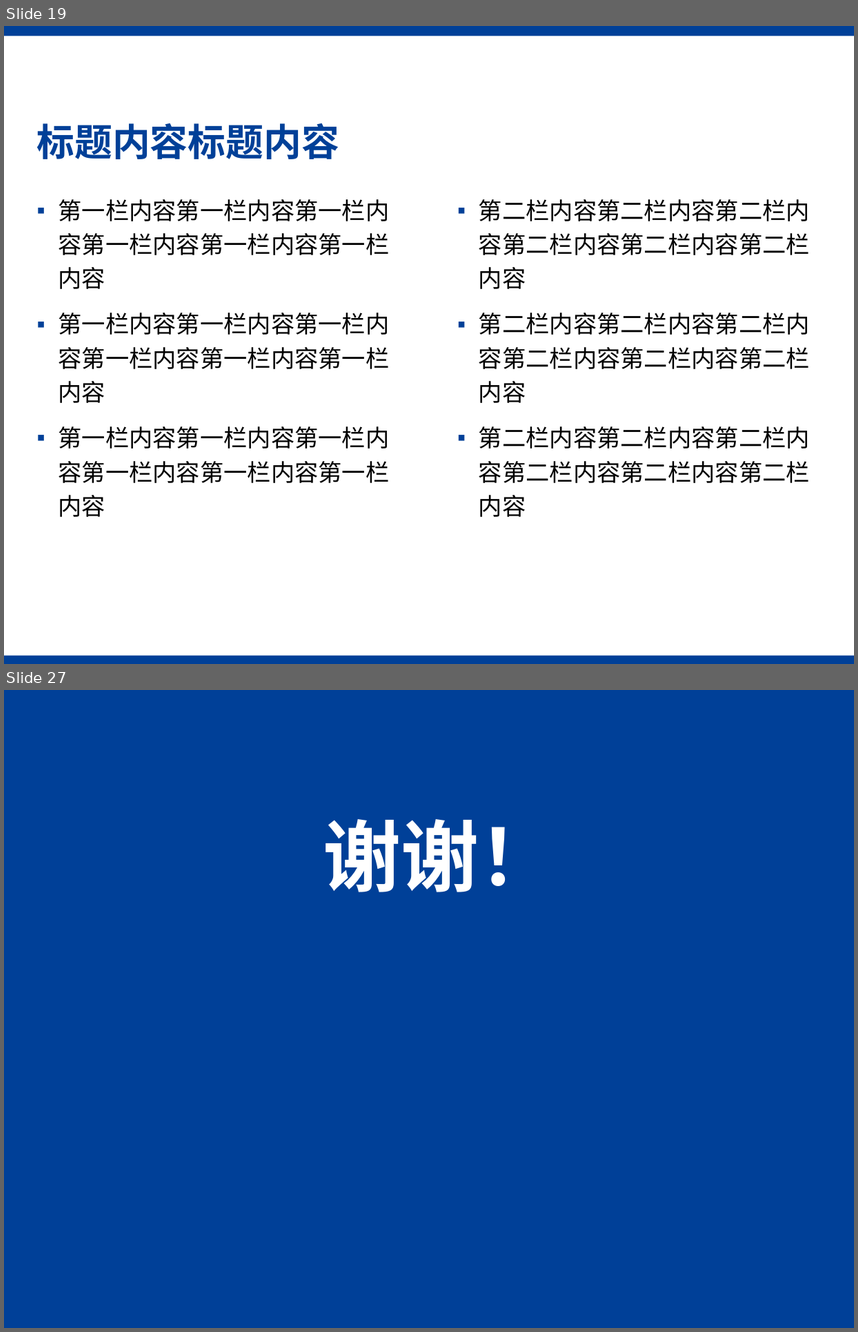
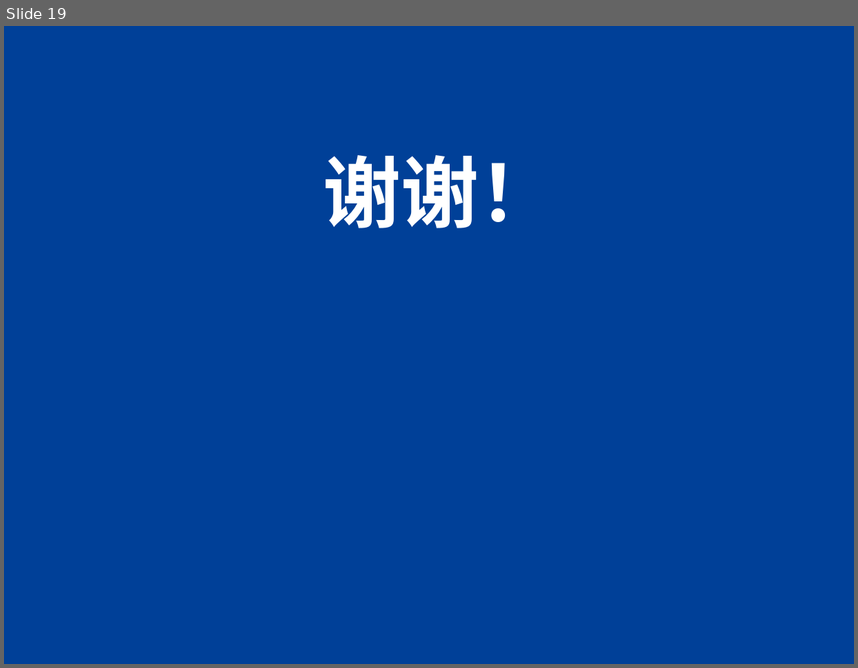
Before and after one commit to SJTU-SEP-21/SEP-21, a slide deck: TecPrototype/文档/迭代二答辩.pptx. Shown one above the other, each under a label of ours: slides 19 and 27 before the commit, slide 19 after it; the slides between them are not shown. The pictures are 858x1332 and 858x668 pixels, drawn with LibreOffice and Linux fonts; fonts in the diff are those of the drawing; background and template pictures are left out. Boxes give left, top, right and bottom in pixels: in the first picture for what was removed or moved away, otherwise in the second. Text is boxed around its words. In the diff, an @@ line names an element or a change of style, - is before the commit and + after.

```diff
--- a/TecPrototype/文档/迭代二答辩.pptx
+++ b/TecPrototype/文档/迭代二答辩.pptx
@@ slide 19 removed at (4,26,854,664), background #FFFFFF @@
@@ rectangle removed at (4,26,854,36) @@
@@ text removed at (771,55,824,81) @@
-Page .
@@ page number removed at (813,55,854,81) @@
-19
@@ title removed at (37,123,339,159) @@
-标题内容标题内容
@@ text removed at (58,199,389,517) @@
-▪ 第一栏内容第一栏内容第一栏内容第一栏内容第一栏内容第一栏内容
-▪ 第一栏内容第一栏内容第一栏内容第一栏内容第一栏内容第一栏内容
-▪ 第一栏内容第一栏内容第一栏内容第一栏内容第一栏内容第一栏内容
@@ text removed at (479,199,810,517) @@
-▪ 第二栏内容第二栏内容第二栏内容第二栏内容第二栏内容第二栏内容
-▪ 第二栏内容第二栏内容第二栏内容第二栏内容第二栏内容第二栏内容
-▪ 第二栏内容第二栏内容第二栏内容第二栏内容第二栏内容第二栏内容
@@ rectangle removed at (4,655,854,664) @@
@@ what was slide 27 is now slide 19 @@
```
Also in this commit, not shown: 8 slides changed, 9 slides added, 16 other slides removed, 10 other files.
